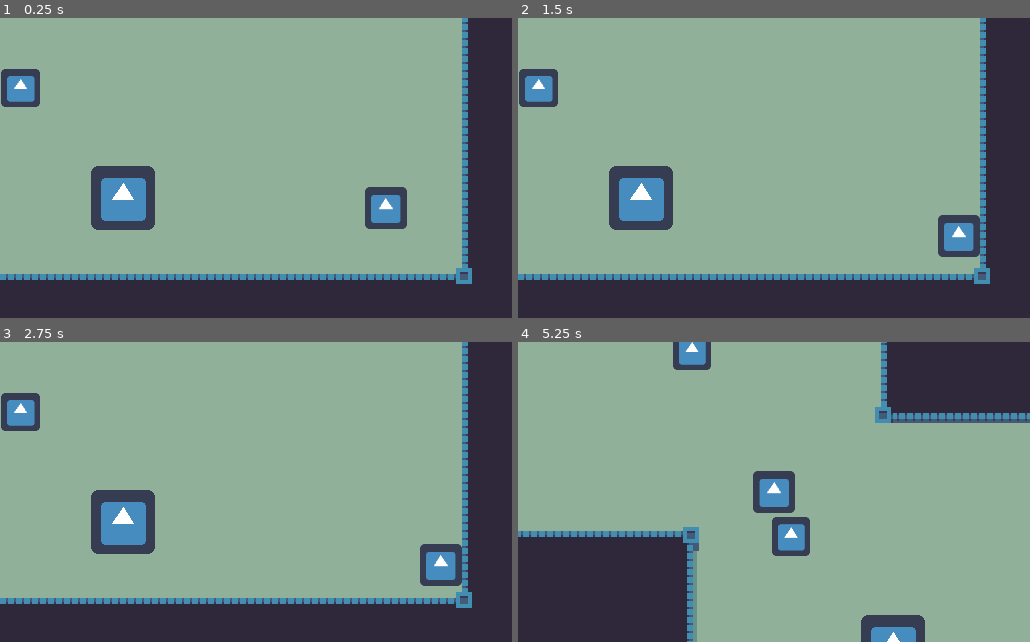
Above: before the commit, frames 1-4 (two rows, left to right).
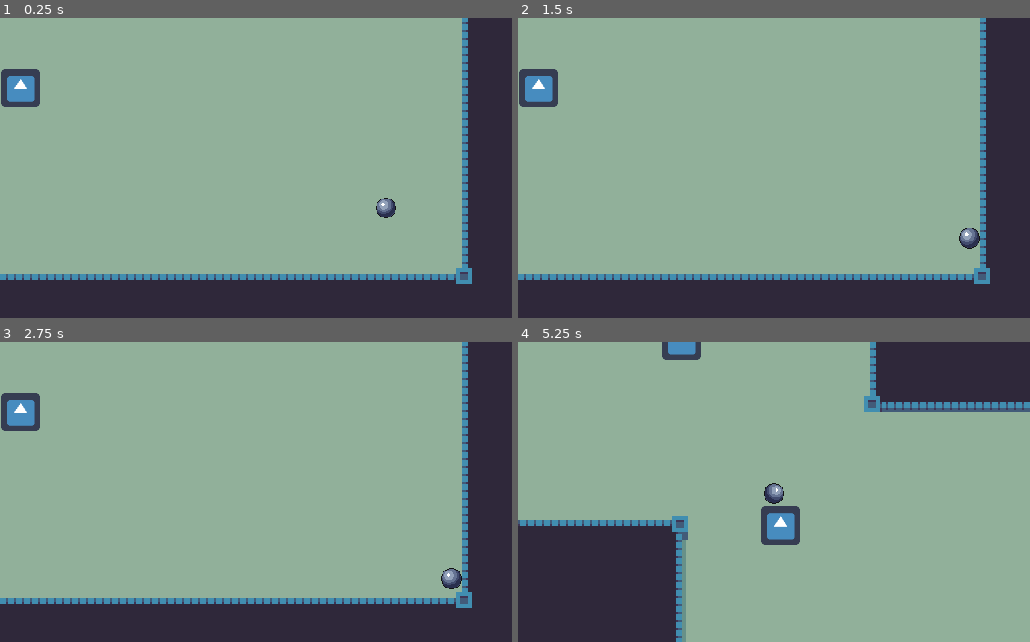
Above: after the commit, the same moments.

Repository: Madhavaprasath/StartupCities
Game: Godot game, scene res://Stages/Stage1/Stage1.tscn
The game is run twice, just before and just after one commit, with the same random seed, the same clock (stepped at 60 frames per second) and the same inputs. The engine's default icon, where the game draws it, is replaced by a stand-in: a white triangle on a blue panel in a dark square.
Inputs (mouse positions are in pixels of both pictures, inside the frame that each line leads up to):
- Up to frame 1 (0.25 s): no input
- Up to frame 2 (1.5 s): tap Enter at 0.5 s; move the mouse to (886, 153) at 0.52 s; hold Right (Right) 0.53-1.28 s; tap E (Interact) at 0.6 s; tap Space at 1.25 s; move the mouse to (671, 183) at 1.27 s; hold S (Down) from 1.28 s (still down); click (671, 183) at 1.35 s
- Up to frame 3 (2.75 s): tap Enter at 2 s; move the mouse to (307, 426) at 2.02 s; release S (Down) at 2.03 s; hold Right (Right) from 2.03 s (still down); tap E (Interact) at 2.1 s
- Up to frame 4 (5.25 s): tap Space at 2.75 s; move the mouse to (748, 552) at 2.77 s; release Right (Right) at 2.78 s; hold Up (Up) 2.78-3.53 s; click (748, 552) at 2.85 s; move the mouse to (927, 537) at 3.52 s; hold A (Left) 3.53-5.03 s; tap E (Interact) at 3.6, 5.1 s; move the mouse to (620, 447) at 4.27 s; click (620, 447) at 4.35 s; move the mouse to (799, 492) at 5.02 s; hold S (Down) from 5.03 s (still down)

The runs differ from the first frame. In frame 1, 3.8% of the frame differs, in the area x 17-80%, y 49-71%; in frame 2, 3.8%; in frame 3, 3.8%; in frame 4, 10%, in the area x 0-100%, y 0-100%.

Commit message:
Added some files and sprites

Diff:
--- a/2K Euros/Actor/Enemies/Enemy.tscn
+++ b/2K Euros/Actor/Enemies/Enemy.tscn
@@ -1,12 +1,16 @@
-[gd_scene load_steps=6 format=2]
+[gd_scene load_steps=8 format=2]
 
-[ext_resource path="res://icon.png" type="Texture" id=1]
 [ext_resource path="res://Actor/Enemies/Enemy.gd" type="Script" id=2]
 [ext_resource path="res://Actor/Enemies/WanderControler.gd" type="Script" id=3]
 [ext_resource path="res://Actor/Enemies/PlayerDetectionZone.gd" type="Script" id=4]
+[ext_resource path="res://Actor/HitboxandHurtboxes/Hitbox.tscn" type="PackedScene" id=5]
+[ext_resource path="res://Actor/HitboxandHurtboxes/HurtBox.tscn" type="PackedScene" id=6]
 
 [sub_resource type="RectangleShape2D" id=1]
 extents = Vector2( 29.4341, 30.1698 )
+
+[sub_resource type="RectangleShape2D" id=2]
+extents = Vector2( 29.5485, 30.5648 )
 
 [node name="Enemy" type="KinematicBody2D" groups=[
 "Enemy",
@@ -19,7 +23,6 @@
 [node name="Body" type="Node2D" parent="."]
 
 [node name="Sprite" type="Sprite" parent="Body"]
-texture = ExtResource( 1 )
 
 [node name="AnimationPlayer" type="AnimationPlayer" parent="Body"]
 
@@ -39,6 +42,17 @@
 
 [node name="CollisionShape2D" type="CollisionShape2D" parent="PlayerActtack Zone"]
 modulate = Color( 1, 1, 1, 0.658824 )
+
+[node name="EnemyHitbox" parent="." instance=ExtResource( 5 )]
+
+[node name="EnemyHurtBox" parent="." instance=ExtResource( 6 )]
+
+[node name="CollisionShape2D" parent="EnemyHurtBox" index="0"]
+shape = SubResource( 2 )
 [connection signal="timeout" from="WanderControler/Timer" to="WanderControler" method="_on_Timer_timeout"]
 [connection signal="body_entered" from="PlayerActtack Zone" to="PlayerActtack Zone" method="_on_PlayerDetectionZone_body_entered"]
 [connection signal="body_exited" from="PlayerActtack Zone" to="PlayerActtack Zone" method="_on_PlayerDetectionZone_body_exited"]
+
+[editable path="EnemyHitbox"]
+
+[editable path="EnemyHurtBox"]
--- a/2K Euros/Actor/Player/Player.gd
+++ b/2K Euros/Actor/Player/Player.gd
@@ -11,19 +11,19 @@
 var groupname="Player"
 
 #cast variables
-onready var Player_outfit:Node2D= get_node("Body/Player_outfit")
+onready var Player:Node2D= get_node("Body/Player_outfit")
 onready var meele:Node2D=get_node("Body/Enemy outfit")
 onready var Bow:Node2D=get_node("Body/Enemy outfit2")
 onready var other:Node2D=get_node("Body/Enemy outfit3")
 onready var Body:Node2D=get_node("Body")
 
 enum{
-	player,
+	player_outfit,
 	meele_outfit,
 	Bow_outfit,
 	otherenemies_outfit
 }
-var current_outfit=player
+var current_outfit=player_outfit
 #stats
 var stats={
 	"health":100,
@@ -54,9 +54,9 @@
 func Flip_character():
 	var mouse_position=get_local_mouse_position()
 	if mouse_position.x>0:
+		fliped=-1
+	elif mouse_position.x<0:
 		fliped=1
-	elif mouse_position.x<0:
-		fliped=-1
 	else:
 		fliped=0
 	if fliped!=0:
@@ -65,23 +65,23 @@
 
 func Check_for_outfit():
 	match current_outfit:
-		player:
-			Player_outfit.visible=true
+		player_outfit:
+			Player.visible=true
 			meele.visible=false
 			Bow.visible=false
 			other.visible=false
 		meele_outfit:
-			Player_outfit.visible=false
+			Player.visible=false
 			meele.visible=true
 			Bow.visible=false
 			other.visible=false
 		Bow_outfit:
-			Player_outfit.visible=false
+			Player.visible=false
 			meele.visible=false
 			Bow.visible=true
 			other.visible=false
 		otherenemies_outfit:
-			Player_outfit.visible=false
+			Player.visible=false
 			meele.visible=false
 			Bow.visible=false
 			other.visible=true
--- a/2K Euros/Actor/Player/Player.tscn
+++ b/2K Euros/Actor/Player/Player.tscn
@@ -9,16 +9,16 @@
 [ext_resource path="res://Actor/HitboxandHurtboxes/Hitbox.tscn" type="PackedScene" id=7]
 [ext_resource path="res://Actor/HitboxandHurtboxes/HurtBox.tscn" type="PackedScene" id=8]
 
-[sub_resource type="RectangleShape2D" id=1]
-extents = Vector2( 32, 32 )
+[sub_resource type="CircleShape2D" id=1]
+radius = 13.0115
 
-[sub_resource type="RectangleShape2D" id=2]
-extents = Vector2( 26.7722, 25.875 )
+[sub_resource type="CircleShape2D" id=2]
+radius = 13.9654
 
 [node name="Player" type="KinematicBody2D" groups=[
 "Players",
 ]]
-scale = Vector2( 0.33, 0.33 )
+scale = Vector2( 0.4, 0.4 )
 collision_layer = 2
 collision_mask = 113
 script = ExtResource( 2 )
@@ -60,11 +60,17 @@
 limit_bottom = 300
 
 [node name="Player_hitbox" parent="." instance=ExtResource( 7 )]
+collision_layer = 8
+collision_mask = 64
 
 [node name="Player_hurtBox" parent="." instance=ExtResource( 8 )]
 scale = Vector2( 1, 1 )
+collision_layer = 4
+collision_mask = 32
 
 [node name="CollisionShape2D" parent="Player_hurtBox" index="0"]
+visible = false
+position = Vector2( 9.53674e-06, 1.40307 )
 shape = SubResource( 2 )
 [connection signal="area_entered" from="Player_hurtBox" to="." method="_on_Player_hurtBox_area_entered"]
 
--- a/2K Euros/Actor/Player/Player_Statemachine.gd
+++ b/2K Euros/Actor/Player/Player_Statemachine.gd
@@ -27,7 +27,12 @@
 			if parent.move_vector==Vector2(0,0):
 				return states[1]
 	return null
-
+func animation(state):
+	match state:
+		"Idle":
+			parent.Player.get_node("AnimationPlayer").play("Idle")
+		"Run":
+			parent.Player.get_node("AnimationPlayer").play("Run")
 func _unhandled_input(event):
 	if event.is_action_pressed("click"):
 		if current_state=="Idle"&&parent.attacking==false:
--- a/2K Euros/Actor/Statemachines/StateMachines.gd
+++ b/2K Euros/Actor/Statemachines/StateMachines.gd
@@ -18,7 +18,7 @@
 	pass
 func transition(delta):
 	return null
-func animation(state,current_outfit=null):
+func animation(state):
 	pass
 func audio(state):
 	pass
--- a/2K Euros/Outfits/Player_outfit .tscn
+++ b/2K Euros/Outfits/Player_outfit .tscn
@@ -1,17 +1,45 @@
 [gd_scene load_steps=4 format=2]
 
-[ext_resource path="res://icon.png" type="Texture" id=1]
+[ext_resource path="res://Assets/Sprites/PlayerBall_36x36.png" type="Texture" id=1]
 
 [sub_resource type="Animation" id=1]
 resource_name = "Idle"
+length = 0.2
+tracks/0/type = "value"
+tracks/0/path = NodePath("Sprite:frame")
+tracks/0/interp = 1
+tracks/0/loop_wrap = true
+tracks/0/imported = false
+tracks/0/enabled = true
+tracks/0/keys = {
+"times": PoolRealArray( 0 ),
+"transitions": PoolRealArray( 1 ),
+"update": 1,
+"values": [ 0 ]
+}
 
 [sub_resource type="Animation" id=2]
 resource_name = "Run"
+length = 0.3
+loop = true
+tracks/0/type = "value"
+tracks/0/path = NodePath("Sprite:frame")
+tracks/0/interp = 1
+tracks/0/loop_wrap = true
+tracks/0/imported = false
+tracks/0/enabled = true
+tracks/0/keys = {
+"times": PoolRealArray( 0, 0.1, 0.2 ),
+"transitions": PoolRealArray( 1, 1, 1 ),
+"update": 1,
+"values": [ 1, 2, 3 ]
+}
 
 [node name="Player_outfit " type="Node2D"]
 
 [node name="Sprite" type="Sprite" parent="."]
 texture = ExtResource( 1 )
+hframes = 4
 
 [node name="AnimationPlayer" type="AnimationPlayer" parent="."]
 anims/Idle = SubResource( 1 )
--- a/2K Euros/Stages/Stage1/Stage1.tscn
+++ b/2K Euros/Stages/Stage1/Stage1.tscn
@@ -666,6 +666,7 @@
 position = Vector2( 449, 245 )
 
 [node name="Enemy" parent="." instance=ExtResource( 6 )]
+visible = false
 position = Vector2( 317.314, 240.106 )
 scale = Vector2( 0.5, 0.5 )
 
Binary file added: 2K Euros/Assets/Sprites/DemonCat_36x36.png
Not shown, added: 2K Euros/Assets/Sprites/DemonCat_36x36.png.import
Binary file added: 2K Euros/Assets/Sprites/Hammer_64x64.png
Not shown, added: 2K Euros/Assets/Sprites/Hammer_64x64.png.import
Binary file added: 2K Euros/Assets/Sprites/Knife_64x64.png
Not shown, added: 2K Euros/Assets/Sprites/Knife_64x64.png.import
Binary file added: 2K Euros/Assets/Sprites/Mage_36x36.png
Not shown, added: 2K Euros/Assets/Sprites/Mage_36x36.png.import
Binary file added: 2K Euros/Assets/Sprites/Ogre_36x36.png
Not shown, added: 2K Euros/Assets/Sprites/Ogre_36x36.png.import
Binary file added: 2K Euros/Assets/Sprites/PlayerBall_36x36.png
Not shown, added: 2K Euros/Assets/Sprites/PlayerBall_36x36.png.import
(and 2 more such lines)
